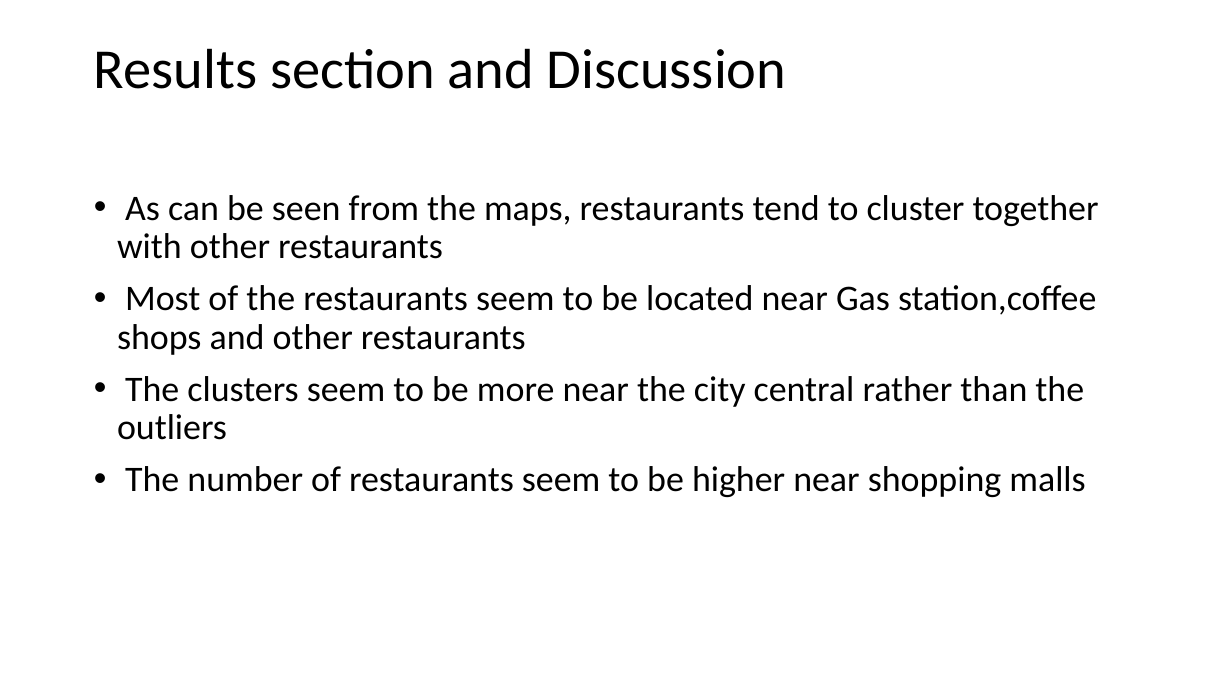
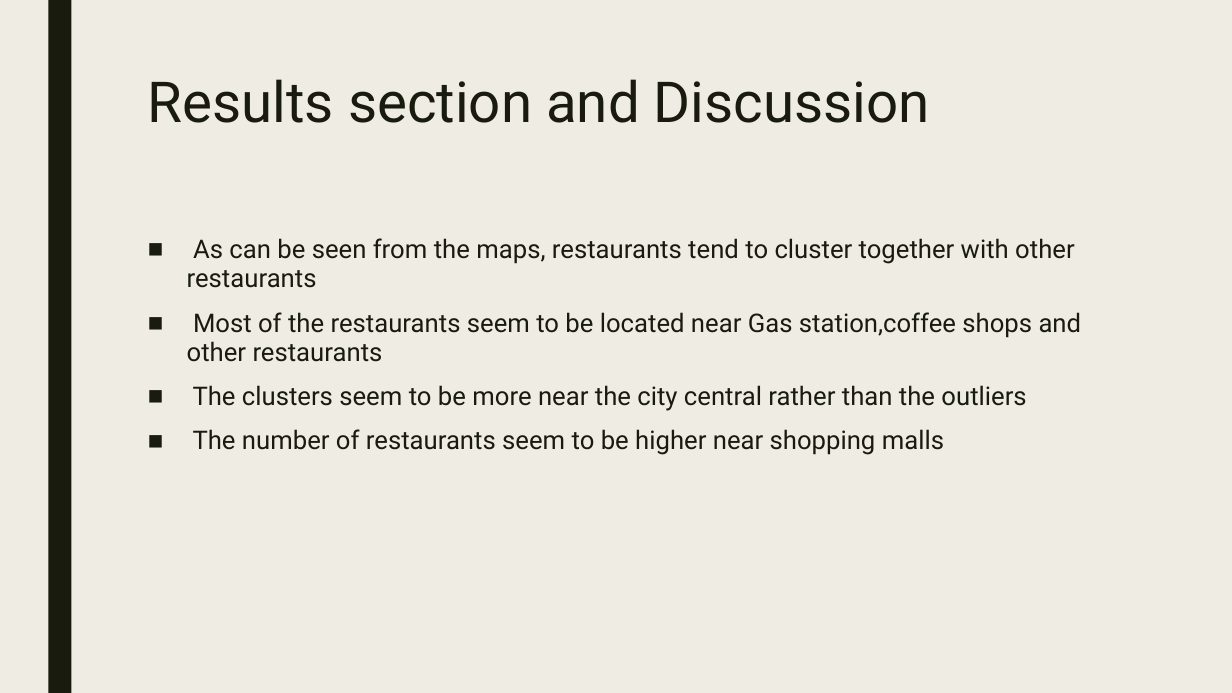
Before and after one commit to muthu5/Coursera_Capstone, a slide deck: slide 9 of Deck.pptx (slide 6 before the commit). Drawn at 1232x693 pixels with LibreOffice and Linux fonts; fonts in the diff are those of the drawing. Boxes give left, top, right and bottom in pixels: in the first picture for what was removed or moved away, otherwise in the second. Text is boxed around its words. In the diff, an @@ line names an element or a change of style, - is before the commit and + after.

```diff
--- a/Deck.pptx
+++ b/Deck.pptx
@@ background #FFFFFF to #EFEDE3 @@
@@ rectangle added at (x1=48, y1=0, x2=71, y2=693), fill #191B0E @@
@@ title "Results section and Discussion" moved from (x1=94, y1=48, x2=787, y2=89) to (x1=148, y1=79, x2=930, y2=123) @@
@@ title "Results section and Discussion" at (x1=148, y1=79, x2=930, y2=123): font Calibri to Roboto, text colour #000000 to #191B0E; line spacing 0.9 to 0.89; vertical alignment middle to top @@
@@ text "As can be seen from ..." moved from (x1=117, y1=195, x2=1099, y2=497) to (x1=187, y1=238, x2=1082, y2=455) @@
@@ text "As can be seen from ..." at (x1=187, y1=238, x2=1082, y2=455): size 28 to 20 pt, font Calibri to Roboto, text colour #000000 to #191B0E; bullet • to ■; line spacing 0.9 to 0.94; more space between paragraphs @@
```
Also in this commit, not shown: 6 other slides changed, 3 slides added, 1 other file.
